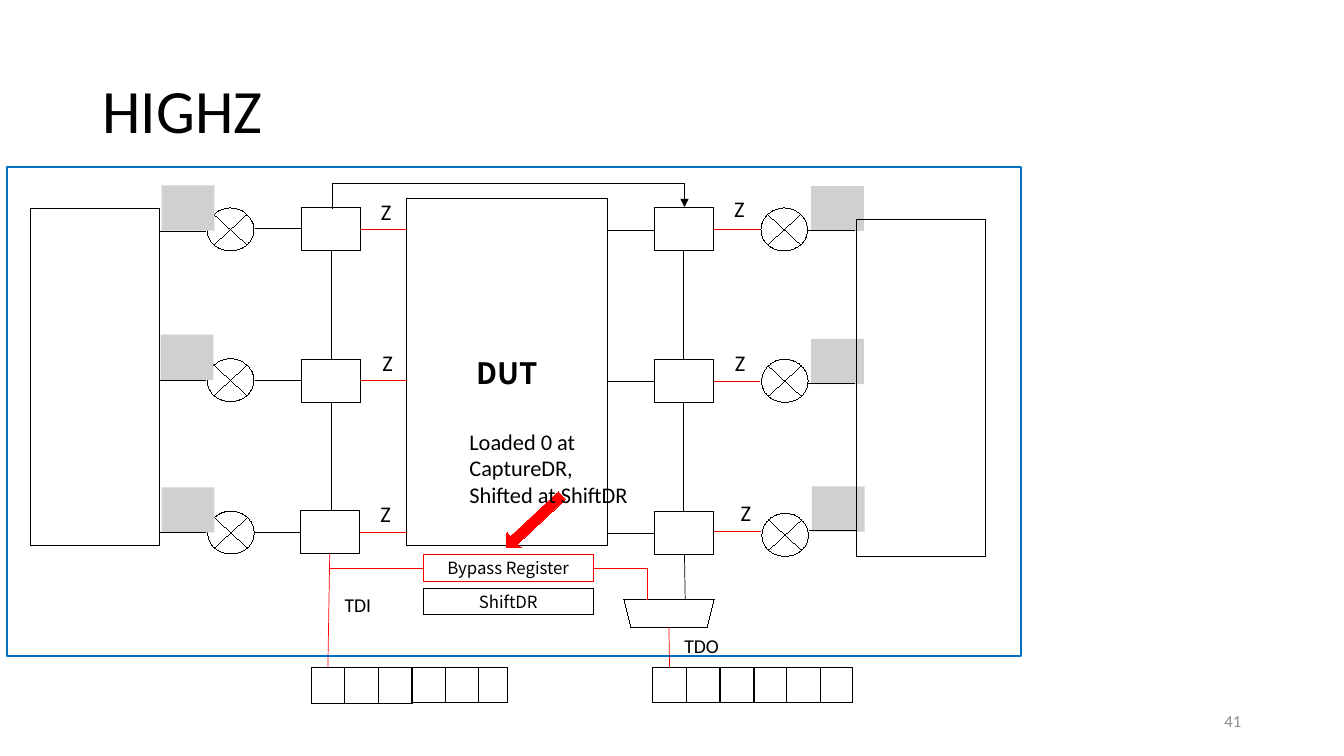
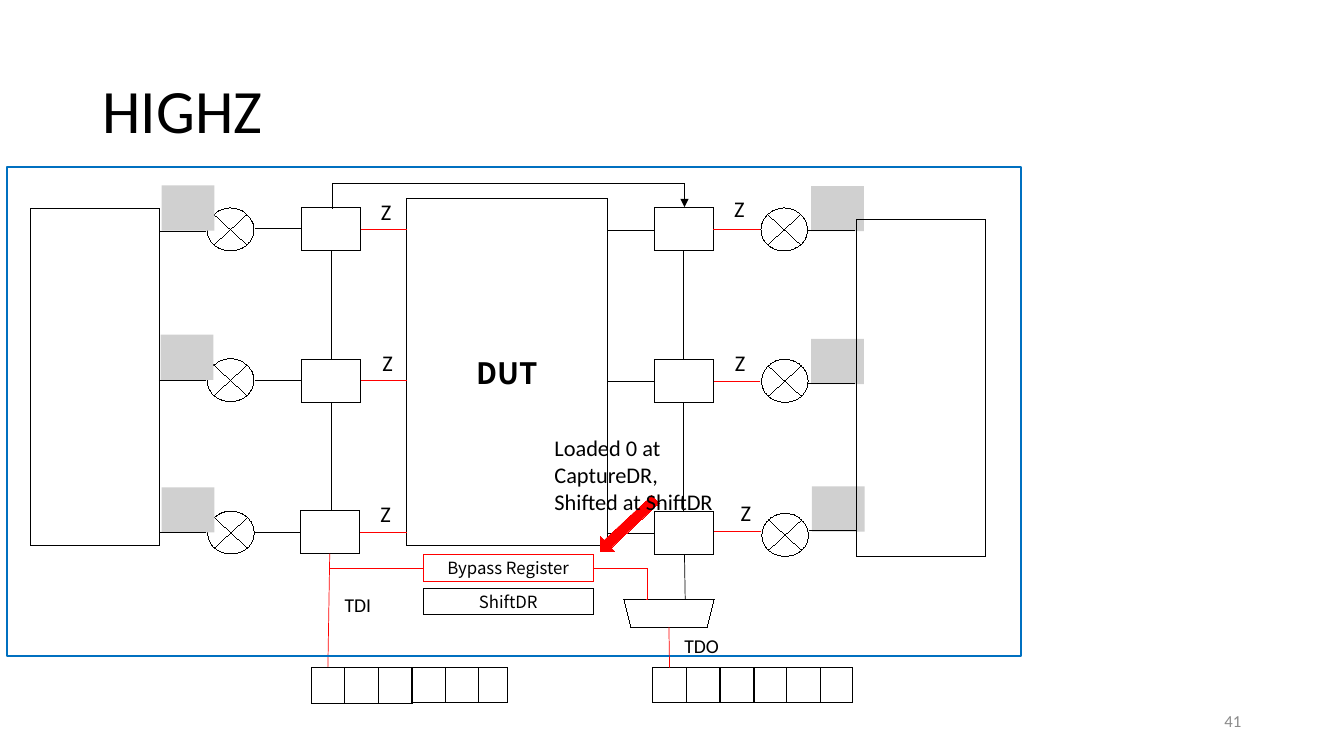
Before and after one commit to ax0080/JTAG, a slide deck: slide 41 of JTAG.pptx. Drawn at 1344x756 pixels with LibreOffice and Linux fonts; fonts in the diff are those of the drawing; grey boxes stand for pictures. Boxes give left, top, right and bottom in pixels: in the first picture for what was removed or moved away, otherwise in the second. Text is boxed around its words. In the diff, an @@ line names an element or a change of style, - is before the commit and + after.

```diff
--- a/JTAG.pptx
+++ b/JTAG.pptx
@@ text "Loaded 0 at CaptureDR," rewrapped from bbox=[469, 434, 628, 509] to bbox=[554, 437, 713, 516] @@
@@ right arrow: place and size @@
-right arrow at bbox=[499, 488, 569, 555]
+right arrow at bbox=[593, 492, 663, 559]
```
